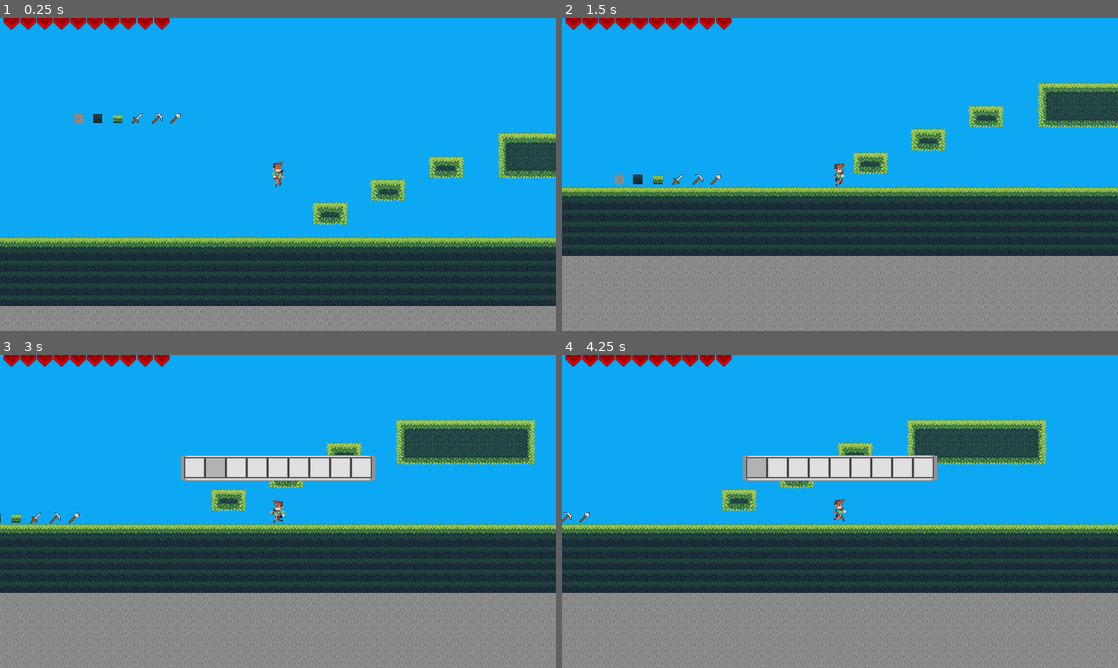
Above: before the commit, frames 1-4 (two rows, left to right).
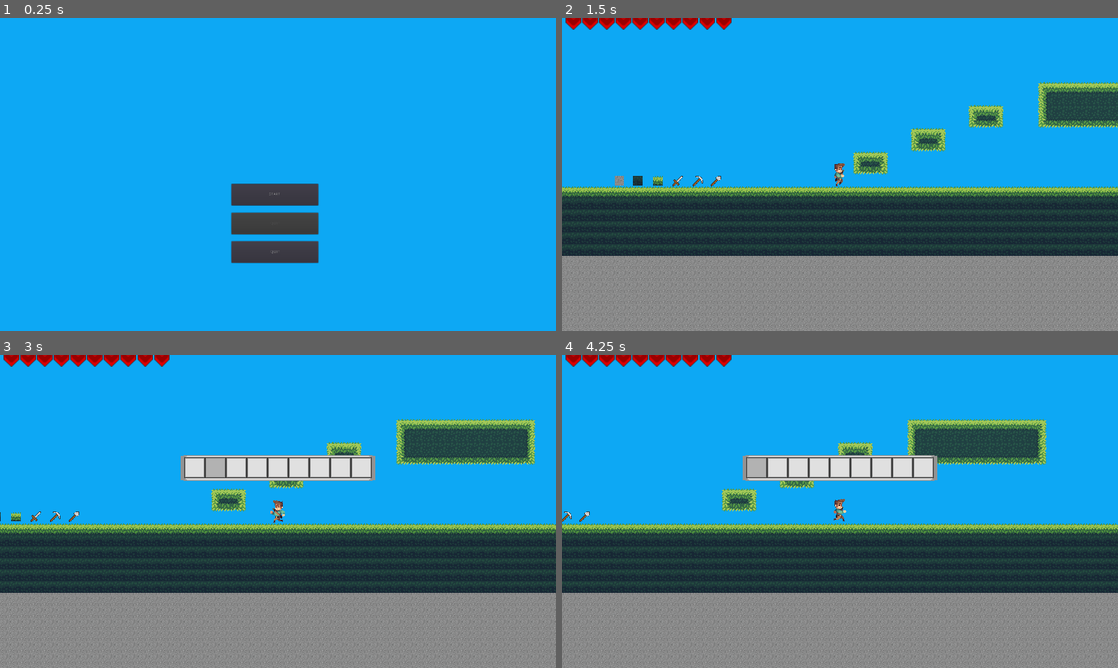
Above: after the commit, the same moments.

Repository: MysteryCoder456/Terons-Crusade
Game: Godot game, scene res://src/scenes/Mainmenu.tscn
The game is run twice, just before and just after one commit, with the same random seed, the same clock (stepped at 60 frames per second) and the same inputs. Before the commit the project starts from res://src/scenes/world.tscn.
Inputs (mouse positions are in pixels of both pictures, inside the frame that each line leads up to):
- Up to frame 1 (0.25 s): no input
- Up to frame 2 (1.5 s): click (834, 193) at 0.5 s, where only the run after the commit has a clickable "START"; move the mouse to (962, 158) at 1.27 s; hold D (move_right) from 1.28 s (still down); click (962, 158) at 1.35 s
- Up to frame 3 (3 s): tap W (jump) at 1.52, 2.27 s; move the mouse to (166, 527) at 2.02 s; tap Q (drop_item) at 2.1 s; move the mouse to (333, 442) at 2.77 s; release D (move_right) at 2.78 s; hold A (move_left) from 2.78 s (still down); tap Mouse wheel down (hotbar_down) at 2.85 s
- Up to frame 4 (4.25 s): move the mouse to (812, 574) at 3.52 s; release A (move_left) at 3.53 s; hold D (move_right) from 3.53 s (still down); tap Mouse wheel up (hotbar_up) at 3.6 s; click (812, 574) at 3.67 s; tap W (jump) at 3.77 s

The runs differ from the first frame. In frame 1, 36% of the frame differs, in the area x 0-100%, y 0-100%; in frame 2, 0.2%; in frame 3, 0.1%; in frame 4, less than 0.1%.

Commit message:
re-organised folders

Diff:
--- a/Terons-Crusade/project.godot
+++ b/Terons-Crusade/project.godot
@@ -21,7 +21,7 @@
 [application]
 
 config/name="Terons-Crusade"
-run/main_scene="res://src/scenes/world.tscn"
+run/main_scene="res://src/scenes/Mainmenu.tscn"
 config/icon="res://assets/logos/logo.png"
 config/macos_native_icon="res://assets/logos/logo.icns"
 config/windows_native_icon="res://assets/logos/logo.ico"
--- a/Terons-Crusade/menu/quitbutton.tscn
+++ b/Terons-Crusade/src/menu/quitbutton.tscn
@@ -1,6 +1,7 @@
 [gd_scene load_steps=2 format=2]
 
-[ext_resource path="res://menu/quitbutton.gd" type="Script" id=1]
+[ext_resource path="res://src/menu/quitbutton.gd" type="Script" id=1]
+
 
 [node name="quitbutton" type="Button"]
 anchor_left = 0.5
--- a/Terons-Crusade/menu/startbutton.tscn
+++ b/Terons-Crusade/src/menu/startbutton.tscn
@@ -1,6 +1,7 @@
 [gd_scene load_steps=2 format=2]
 
-[ext_resource path="res://menu/startbutton.gd" type="Script" id=1]
+[ext_resource path="res://src/menu/startbutton.gd" type="Script" id=1]
+
 
 [node name="startbutton" type="Button"]
 anchor_left = 0.416667
--- a/Terons-Crusade/src/scenes/Mainmenu.tscn
+++ b/Terons-Crusade/src/scenes/Mainmenu.tscn
@@ -1,8 +1,8 @@
 [gd_scene load_steps=4 format=2]
 
-[ext_resource path="res://menu/startbutton.tscn" type="PackedScene" id=1]
-[ext_resource path="res://menu/optionsbutton.tscn" type="PackedScene" id=2]
-[ext_resource path="res://menu/quitbutton.tscn" type="PackedScene" id=3]
+[ext_resource path="res://src/menu/startbutton.tscn" type="PackedScene" id=1]
+[ext_resource path="res://src/menu/optionsbutton.tscn" type="PackedScene" id=2]
+[ext_resource path="res://src/menu/quitbutton.tscn" type="PackedScene" id=3]
 
 [node name="mainmenu" type="Control"]
 anchor_right = 1.0
--- a/Terons-Crusade/src/scenes/world.tscn
+++ b/Terons-Crusade/src/scenes/world.tscn
@@ -2,7 +2,7 @@
 
 [ext_resource path="res://src/tilesets/overworld.tres" type="TileSet" id=1]
 [ext_resource path="res://src/actors/Player.tscn" type="PackedScene" id=2]
-[ext_resource path="res://src/scenes/world.gd" type="Script" id=3]
+[ext_resource path="res://src/scripts/world.gd" type="Script" id=3]
 [ext_resource path="res://src/actors/ItemDrop.tscn" type="PackedScene" id=4]
 
 [node name="world" type="Node2D"]
Renamed: Terons-Crusade/menu/optionsbutton.tscn -> Terons-Crusade/src/menu/optionsbutton.tscn
Renamed: Terons-Crusade/menu/quitbutton.gd -> Terons-Crusade/src/menu/quitbutton.gd
Renamed: Terons-Crusade/menu/startbutton.gd -> Terons-Crusade/src/menu/startbutton.gd
Renamed: Terons-Crusade/src/scenes/world.gd -> Terons-Crusade/src/scripts/world.gd
